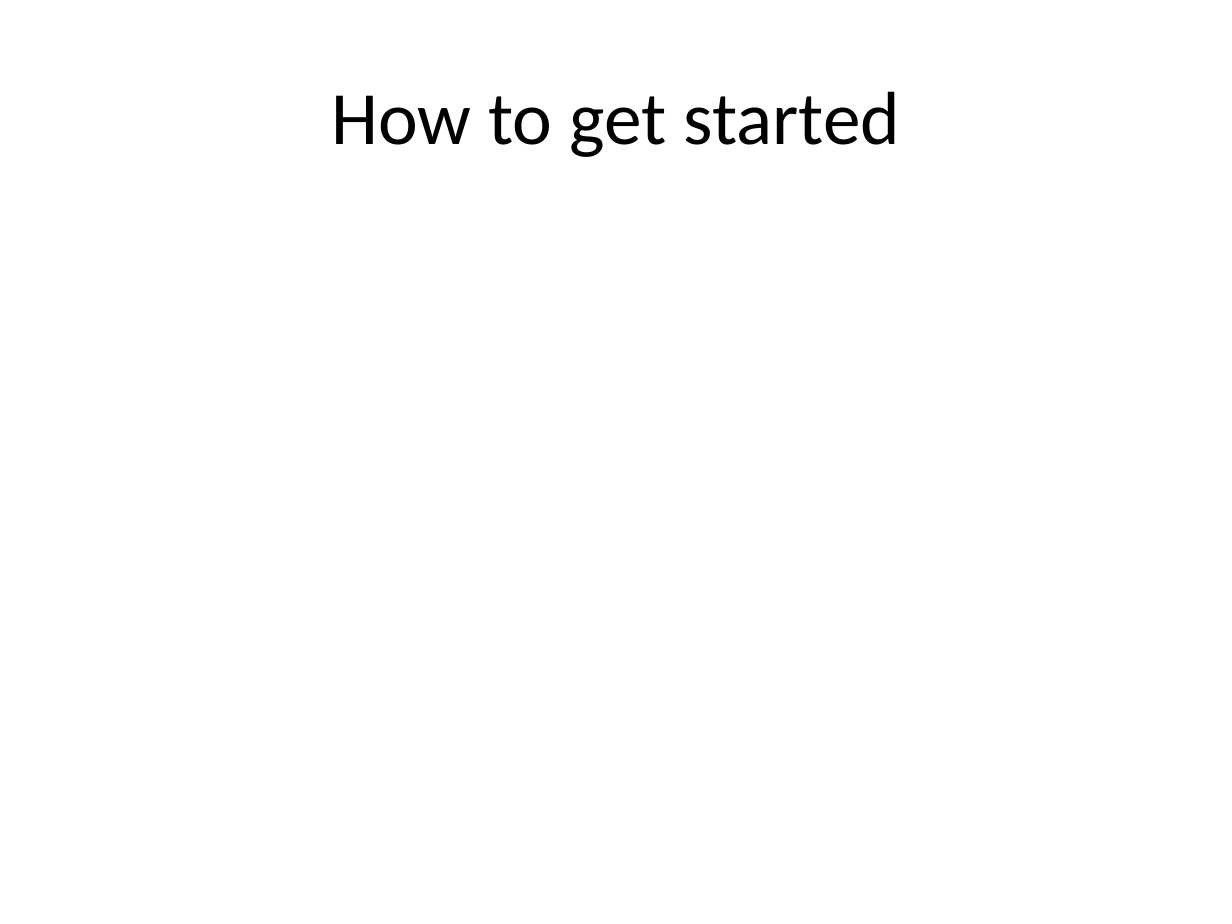
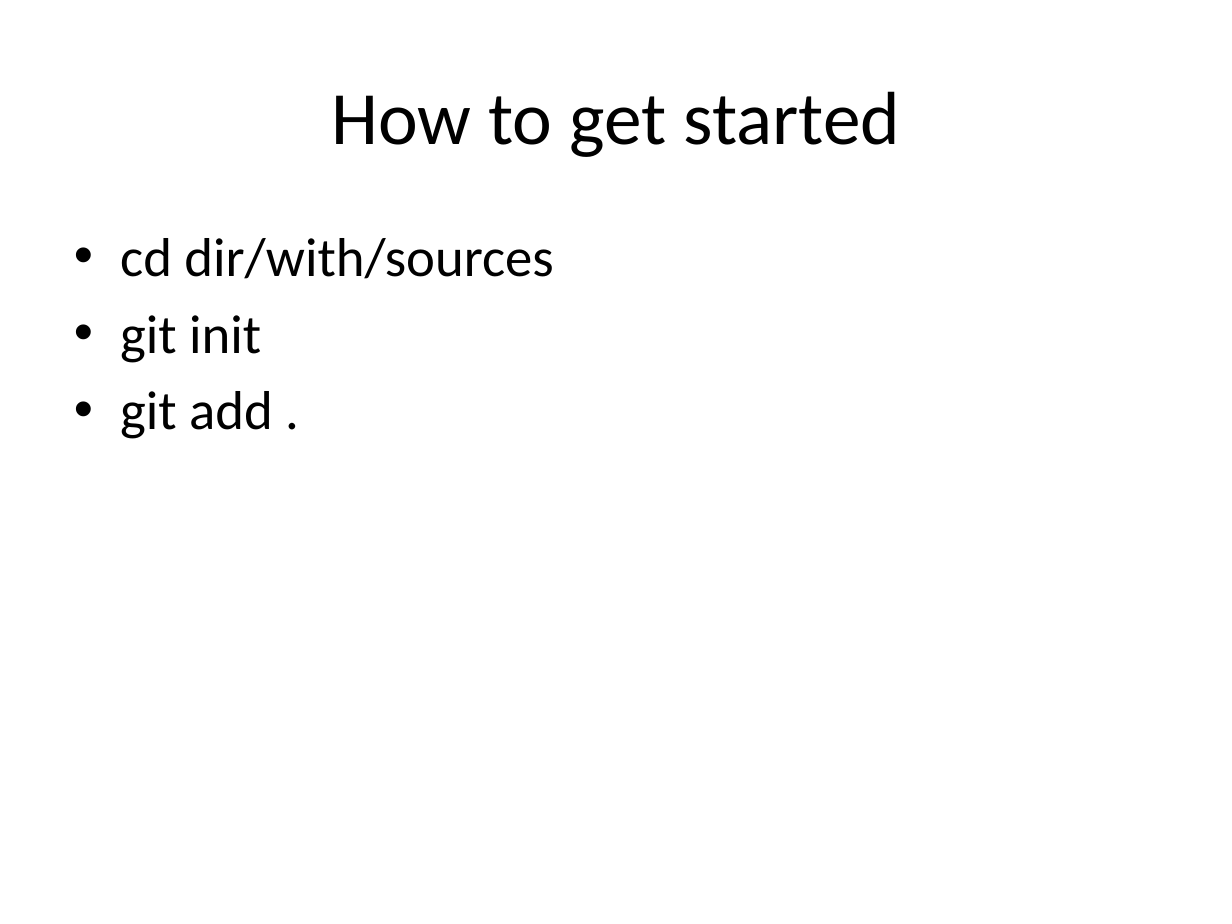
Before and after one commit to mikehulluk/IntroductionToResearchComputing, a slide deck: slide 6 of Wk5/Source Code Version Control Using Git.pptx (slide 4 before the commit). Drawn at 1232x924 pixels with LibreOffice and Linux fonts; fonts in the diff are those of the drawing. Boxes give left, top, right and bottom in pixels: in the first picture for what was removed or moved away, otherwise in the second. Text is boxed around its words. In the diff, an @@ line names an element or a change of style, - is before the commit and + after.

```diff
--- a/Wk5/Source Code Version Control Using Git.pptx
+++ b/Wk5/Source Code Version Control Using Git.pptx
@@ text added at (x1=120, y1=238, x2=553, y2=439), 32 pt, text #000000 @@
+• cd dir/with/sources
+• git init
+• git add .
```
Also in this commit, not shown: 5 other slides changed, 9 slides added, 1 slide removed.
